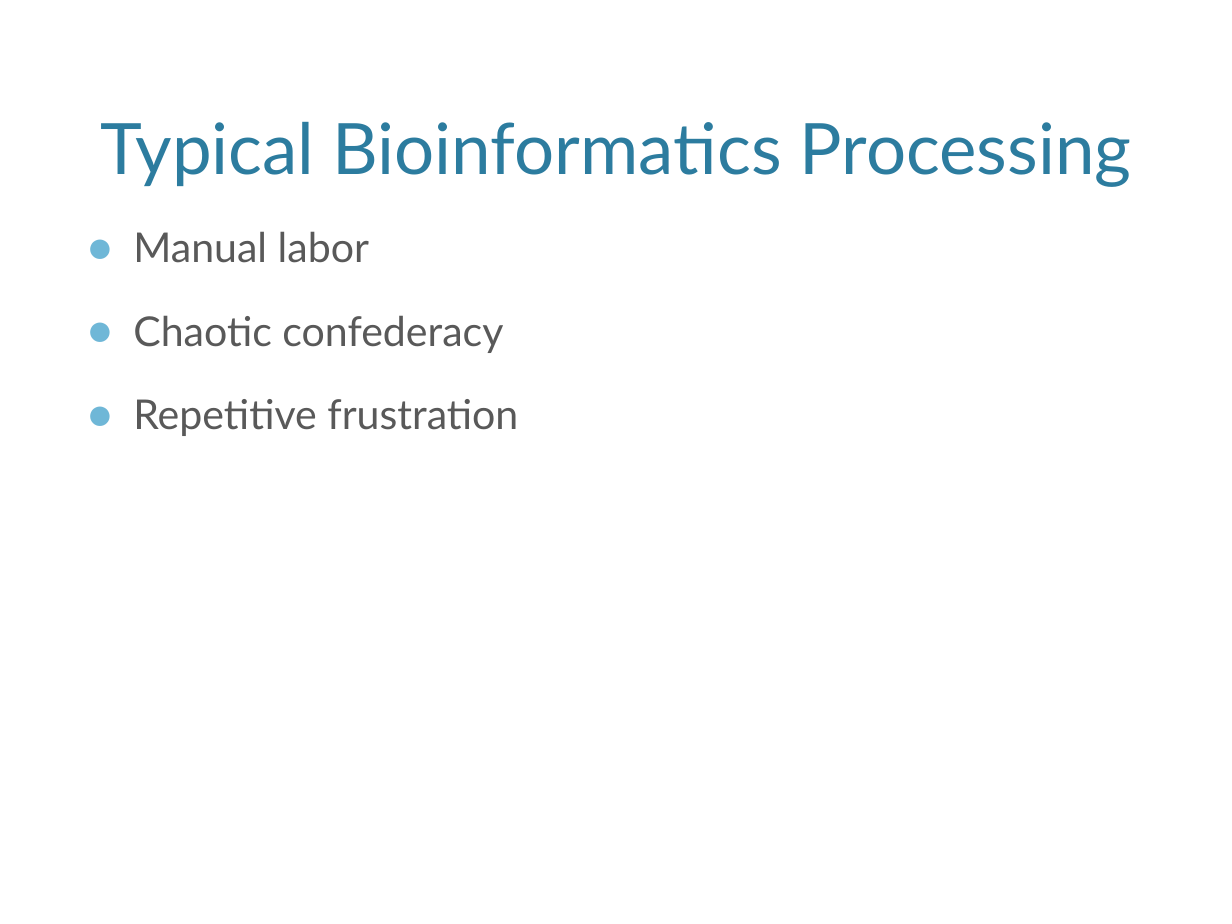
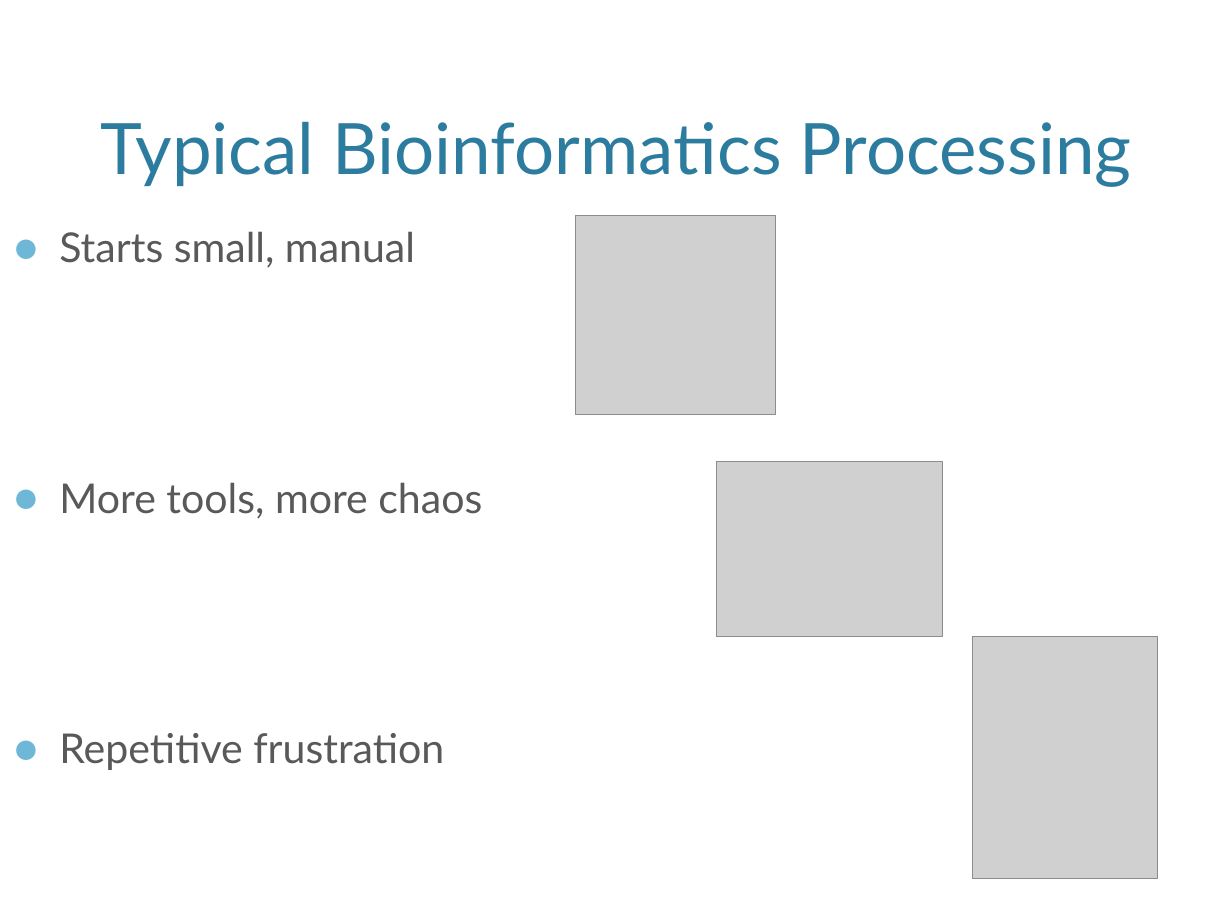
Before and after one commit to vreuter/jekeal, a slide deck: slide 2 of KipnisLabMeeting_2017-03-13.pptx. Drawn at 1232x924 pixels with LibreOffice and Linux fonts; fonts in the diff are those of the drawing; grey boxes stand for pictures; background and template pictures are left out. Boxes give left, top, right and bottom in pixels: in the first picture for what was removed or moved away, otherwise in the second. Text is boxed around its words. In the diff, an @@ line names an element or a change of style, - is before the commit and + after.

```diff
--- a/KipnisLabMeeting_2017-03-13.pptx
+++ b/KipnisLabMeeting_2017-03-13.pptx
@@ text "Starts small, manual": place and size @@
-text "Starts small, manual" at (133,231,518,436)
+text "Starts small, manual" at (59,231,482,770)
@@ text at (59,231,482,519): text changed @@
-● Manual labor
-● Chaotic confederacy
+● Starts small, manual
+● More tools, more chaos
@@ picture added at (575,216,776,414) @@
@@ picture added at (717,461,942,636) @@
@@ picture added at (973,637,1158,878) @@
```
Also in this commit, not shown: 3 other slides changed, 8 slides added, 2 slides removed, 1 other file.
